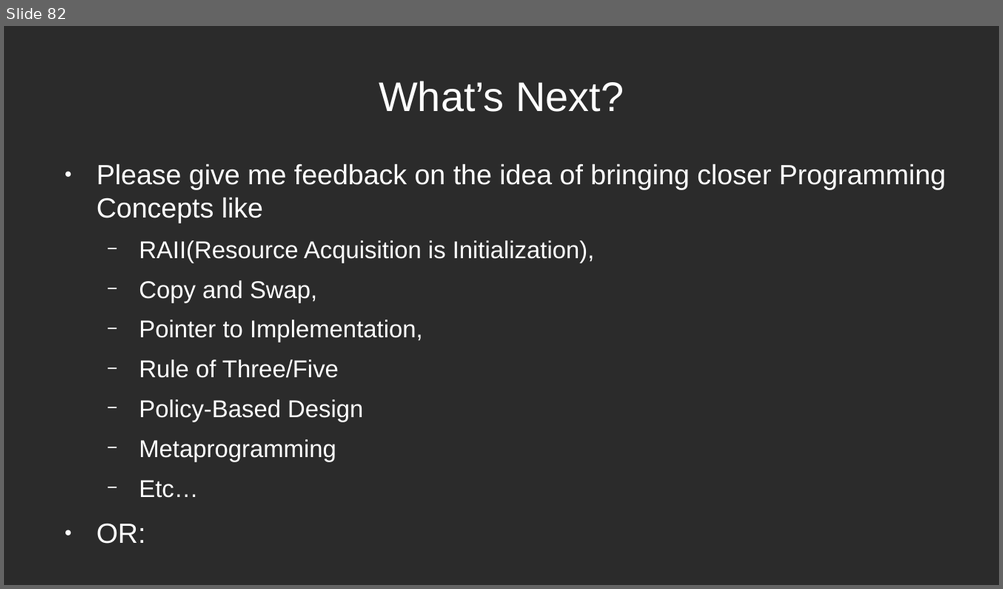
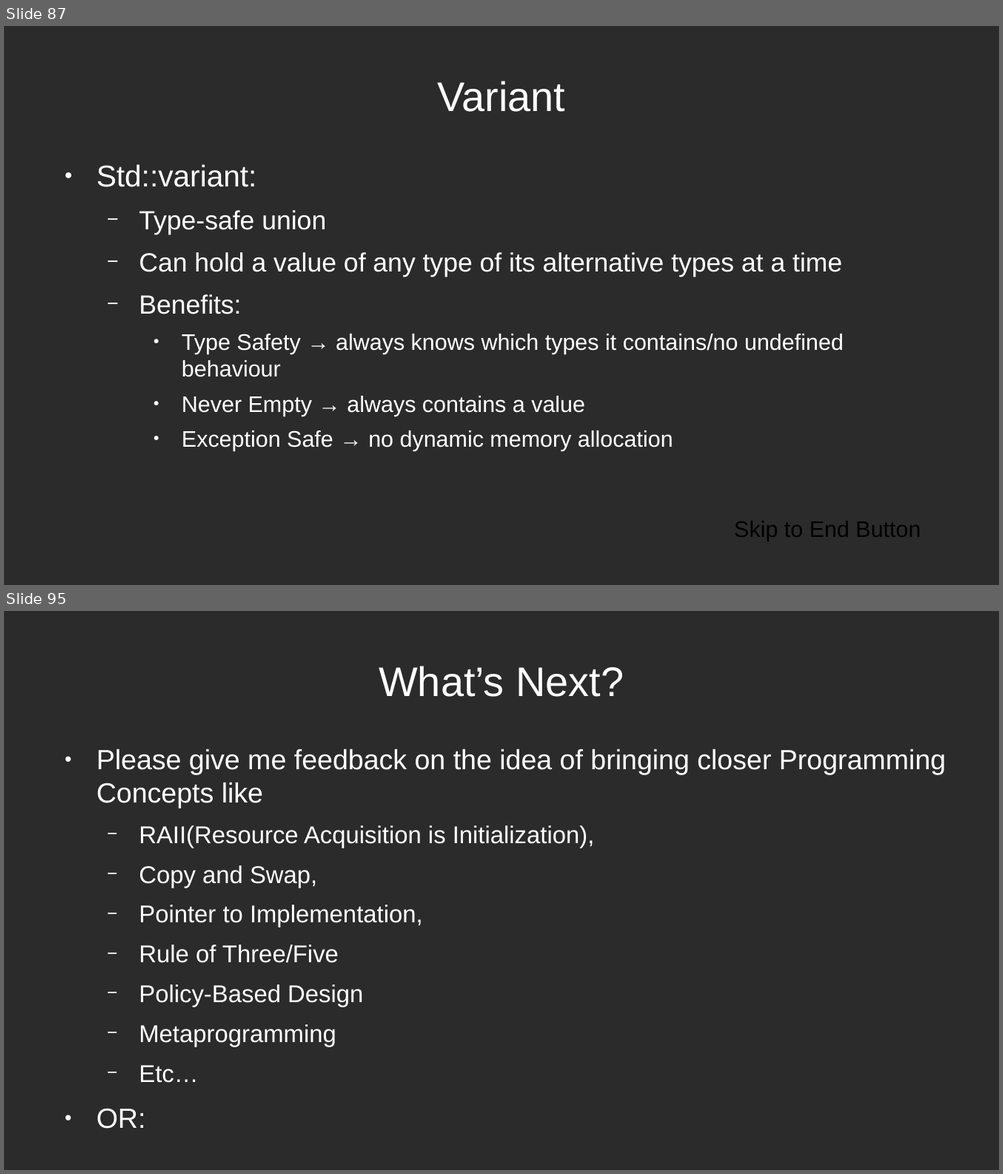
Before and after one commit to mleibeng/Crash-Course-CPP-11-17, a slide deck: Presentation/Crash Course CPP.odp. Shown one above the other, each under a label of ours: slide 82 before the commit, slides 87 and 95 after it; the slides between them are not shown. The pictures are 1003x589 and 1003x1174 pixels, drawn with LibreOffice and Linux fonts; fonts in the diff are those of the drawing; background and template pictures are left out; a plain dark background stands for a picture behind light text. Boxes give left, top, right and bottom in pixels: in the first picture for what was removed or moved away, otherwise in the second. Text is boxed around its words. In the diff, an @@ line names an element or a change of style, - is before the commit and + after.

```diff
--- a/Presentation/Crash Course CPP.odp
+++ b/Presentation/Crash Course CPP.odp
@@ slide 87 added at <box>4,26,999,585</box>, background picture (left out) @@
@@ title added at <box>437,81,565,112</box>, 33 pt, text #FFFFFF @@
+Variant
@@ text added at <box>96,164,843,452</box>, 18 pt, text #FFFFFF @@
+● Std::variant:
+  − Type-safe union
+  − Can hold a value of any type of its alternative types at a time
+  − Benefits:
+    ● Type Safety → always knows which types it contains/no undefined behaviour
+    ● Never Empty → always contains a value
+    ● Exception Safe → no dynamic memory allocation
@@ text added at <box>734,521,920,542</box>, 18 pt, text #000000 @@
+Skip to End Button
@@ what was slide 82 is now slide 95 @@
```
Also in this commit, not shown: 2 slides changed, 12 other slides added.
